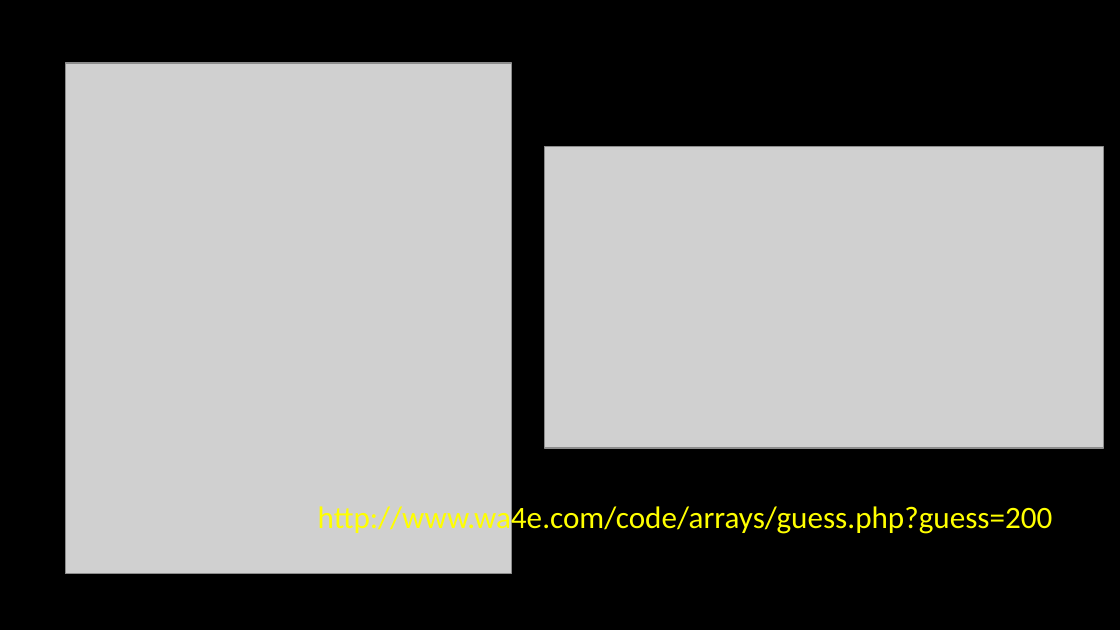
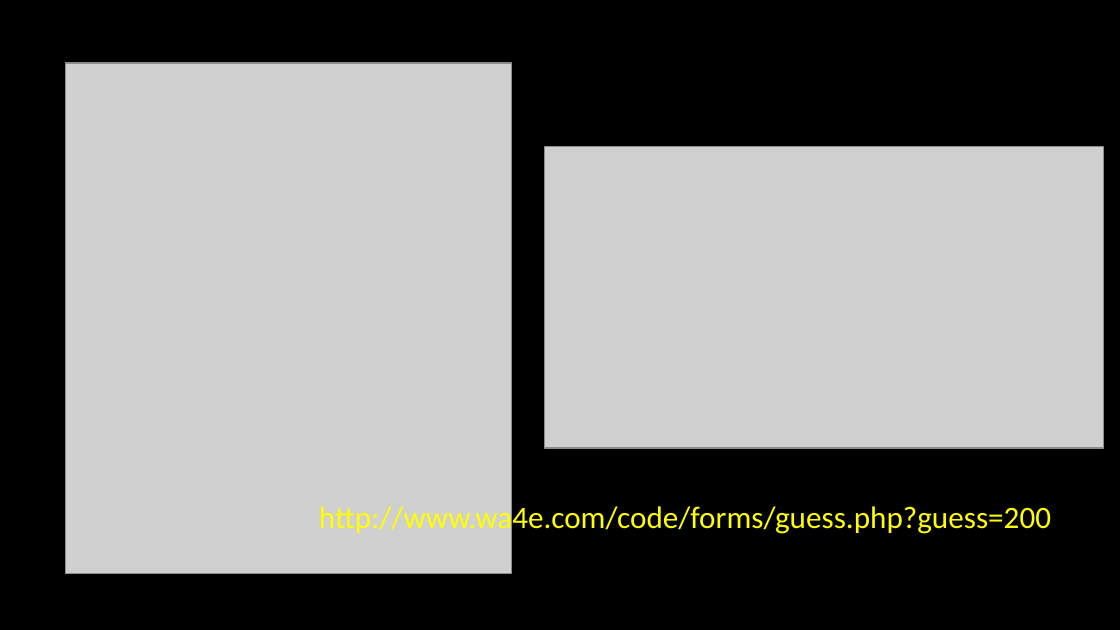
Before and after one commit to csev/wa4e, a slide deck: slide 22 of lectures/PHP-04-Forms.ppt (slide 10 before the commit). Drawn at 1120x630 pixels with LibreOffice and Linux fonts; fonts in the diff are those of the drawing; grey boxes stand for pictures. Boxes give left, top, right and bottom in pixels: in the first picture for what was removed or moved away, otherwise in the second. Text is boxed around its words. In the diff, an @@ line names an element or a change of style, - is before the commit and + after.

```diff
--- a/lectures/PHP-04-Forms.ppt
+++ b/lectures/PHP-04-Forms.ppt
@@ text at [319, 502, 1051, 536]: text changed @@
-http://www.wa4e.com/code/arrays/guess.php?guess=200
+http://www.wa4e.com/code/forms/guess.php?guess=200
```
Also in this commit, not shown: 17 other slides changed, 4 slides added, 4 slides removed, 3 other files.
